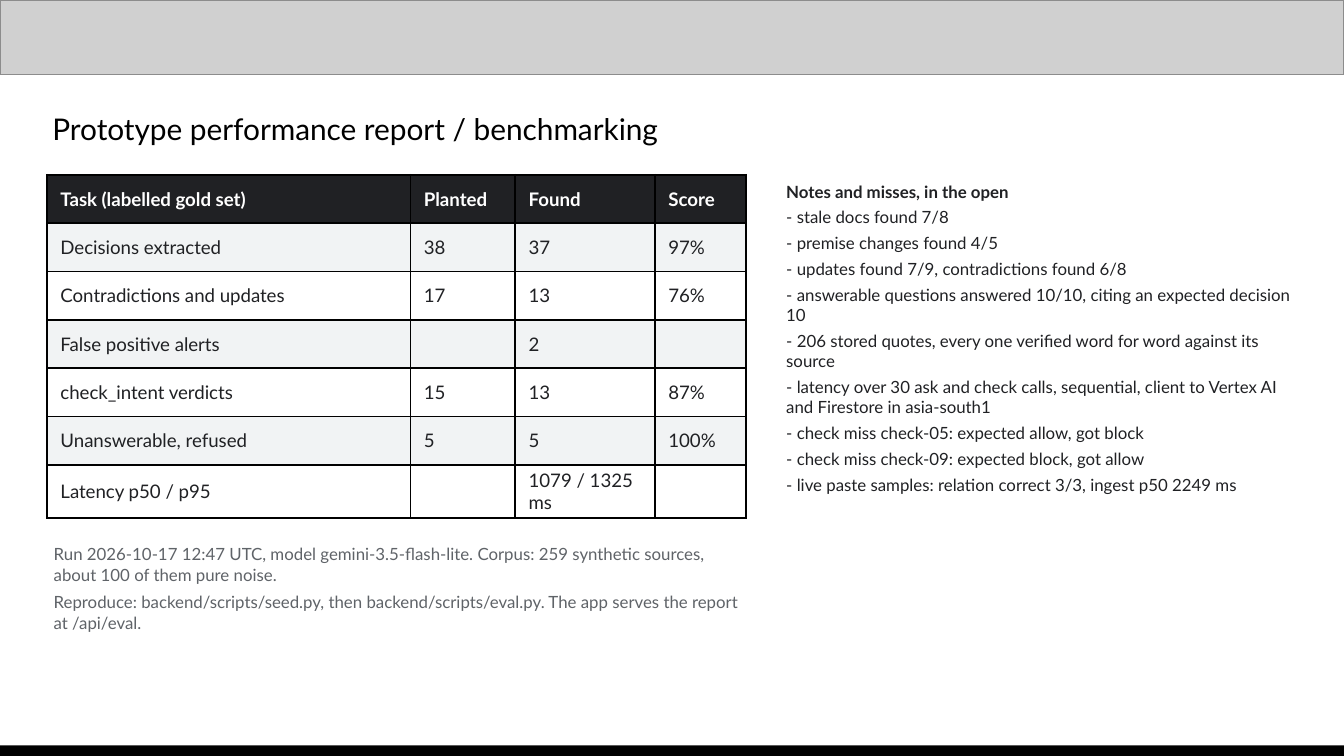
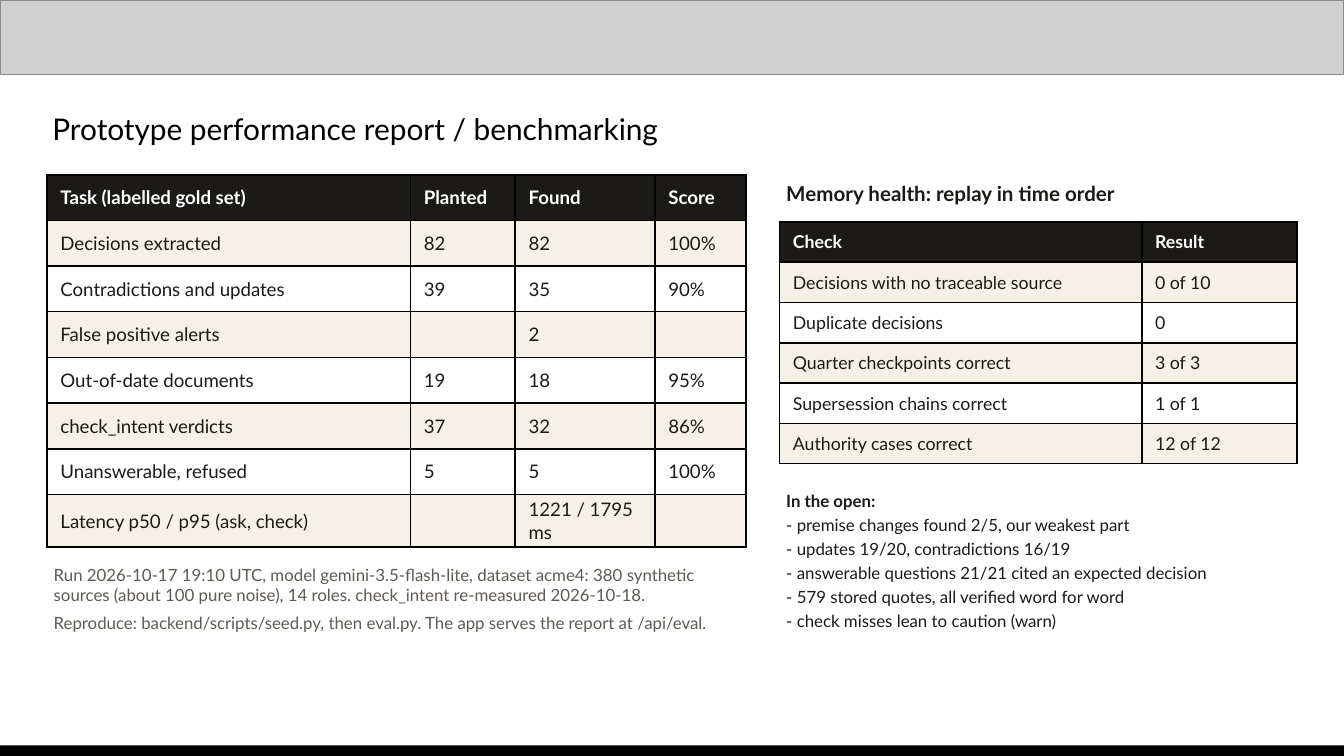
Before and after one commit to tejasnafde/canon, a slide deck: slide 11 of deck/canon-deck.pptx. Drawn at 1344x756 pixels with LibreOffice and Linux fonts; fonts in the diff are those of the drawing; grey boxes stand for pictures. Boxes give left, top, right and bottom in pixels: in the first picture for what was removed or moved away, otherwise in the second. Text is boxed around its words. In the diff, an @@ line names an element or a change of style, - is before the commit and + after.

```diff
--- a/deck/canon-deck.pptx
+++ b/deck/canon-deck.pptx
@@ table at bbox=[47, 175, 746, 543] @@
-row 2: Decisions extracted | 38 | 37 | 97%
+row 2: Decisions extracted | 82 | 82 | 100%
-row 3: Contradictions and updates | 17 | 13 | 76%
+row 3: Contradictions and updates | 39 | 35 | 90%
-row 5: check_intent verdicts | 15 | 13 | 87%
+row 5: Out-of-date documents | 19 | 18 | 95%
+row 6: check_intent verdicts | 37 | 32 | 86%
-row 8, column 1: Latency p50 / p95
+row 8, column 1: Latency p50 / p95 (ask, check)
-row 8, column 3: 1079 / 1325 ms
+row 8, column 3: 1221 / 1795 ms
@@ text removed at bbox=[786, 185, 1290, 494] @@
-Notes and misses, in the open
-- stale docs found 7/8
-- premise changes found 4/5
-- updates found 7/9, contradictions found 6/8
-- answerable questions answered 10/10, citing an expected decision 10
-- 206 stored quotes, every one verified word for word against its source
-- latency over 30 ask and check calls, sequential, client to Vertex AI and Firestore in asia-south1
-- check miss check-05: expected allow, got block
-- check miss check-09: expected block, got allow
-- live paste samples: relation correct 3/3, ingest p50 2249 ms
@@ text added at bbox=[786, 185, 1115, 205], 11 pt, text #1C1A17, bold @@
+Memory health: replay in time order
@@ table added at bbox=[780, 222, 1297, 464], 6 rows, 2 columns @@
+Check | Result
+Decisions with no traceable source | 0 of 10
+Duplicate decisions | 0
+Quarter checkpoints correct | 3 of 3
+Supersession chains correct | 1 of 1
+Authority cases correct | 12 of 12
@@ text added at bbox=[786, 494, 1207, 630], 9 pt, text #1C1A17 @@
+In the open:
+- premise changes found 2/5, our weakest part
+- updates 19/20, contradictions 16/19
+- answerable questions 21/21 cited an expected decision
+- 579 stored quotes, all verified word for word
+- check misses lean to caution (warn)
@@ text at bbox=[54, 568, 706, 632]: text changed; text colour #5F6368 to #5F5A52 @@
-Run 2026-10-17 12:47 UTC, model gemini-3.5-flash-lite. Corpus: 259 synthetic sources, about 100 of them pure noise.
-Reproduce: backend/scripts/seed.py, then backend/scripts/eval.py. The app serves the report at /api/eval.
+Run 2026-10-17 19:10 UTC, model gemini-3.5-flash-lite, dataset acme4: 380 synthetic sources (about 100 pure noise), 14 roles. check_intent re-measured 2026-10-18.
+Reproduce: backend/scripts/seed.py, then eval.py. The app serves the report at /api/eval.
```
Also in this commit, not shown: 12 other slides changed, 2 other files.
